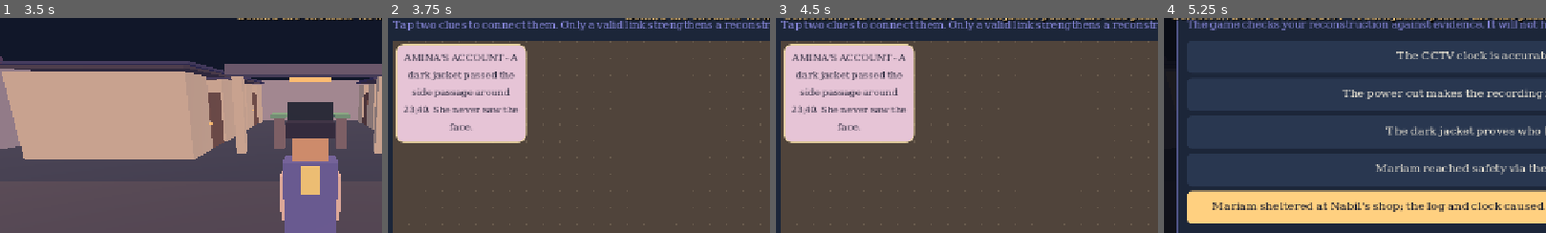
Above: before the commit, frames 1-4 (left to right).
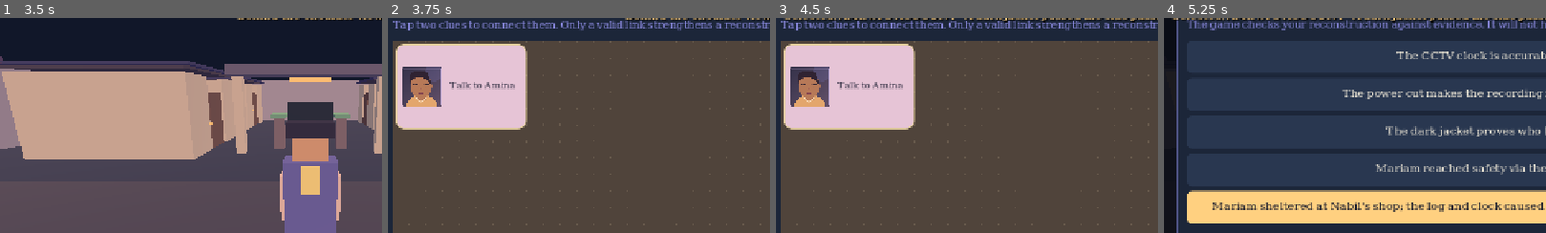
Above: after the commit, the same moments.

Repository: obieda-hussien/NOT-THE-SAME-STORY
Game: Godot game, scene res://scenes/main.tscn
The game is run twice, just before and just after one commit, with the same random seed, the same clock (stepped at 60 frames per second) and the same inputs.
Inputs:
- Up to frame 1 (3.5 s): click "Start investigation" at 0.5 s; click "CAMERA" at 1.25 s; click "INSPECT / TALK" at 2 s; click "CONTINUE" at 2.75 s
- Up to frame 2 (3.75 s): click "EVIDENCE BOARD" at 3.5 s
- Up to frame 3 (4.5 s): click "AMINA'S ACCOUNT · A dark jack…" (after the commit: "Talk to Amina") at 4.25 s
- Up to frame 4 (5.25 s): click "RECONSTRUCT" at 5 s
The pictures show only the part of the screen within x 9-59%, y 15-65%; the shares and areas given below are measured in that part.

Frame 1 is identical in both runs. In frame 2, 6.5% of the frame differs, in the area x 2-37%, y 16-59%; in frame 3, 6.5%; in frame 4, nothing differs.

Commit message:
feat(board): readable bilingual evidence cards with original portrait images

Diff:
--- a/scripts/ui/evidence_board.gd
+++ b/scripts/ui/evidence_board.gd
@@ -22,7 +22,19 @@
 		if not Case.found.has(id):
 			continue
 		var card := Button.new()
-		card.text = Loc.t(item["text_key"])
+		card.text = Loc.t("ev.name."+id)
+		card.text_direction = Control.TEXT_DIRECTION_RTL if Loc.language == "ar_EG" else Control.TEXT_DIRECTION_LTR
+		var portrait := ""
+		match id:
+			"witness_coat": portrait = "amina"
+			"camera_frame","roof_marks": portrait = "mariam"
+			"clock_note","power_log","glass": portrait = "fared"
+			"shop_receipt": portrait = "nabil"
+		if not portrait.is_empty():
+			card.icon = load("res://assets/portraits/"+portrait+".svg")
+			card.expand_icon = true
+			card.add_theme_constant_override("icon_max_width",68)
+			card.icon_alignment = HORIZONTAL_ALIGNMENT_RIGHT if Loc.language == "ar_EG" else HORIZONTAL_ALIGNMENT_LEFT
 		card.autowrap_mode = TextServer.AUTOWRAP_WORD_SMART
 		card.alignment = HORIZONTAL_ALIGNMENT_CENTER
 		card.custom_minimum_size = Vector2(CARD_WIDTH, CARD_HEIGHT)
